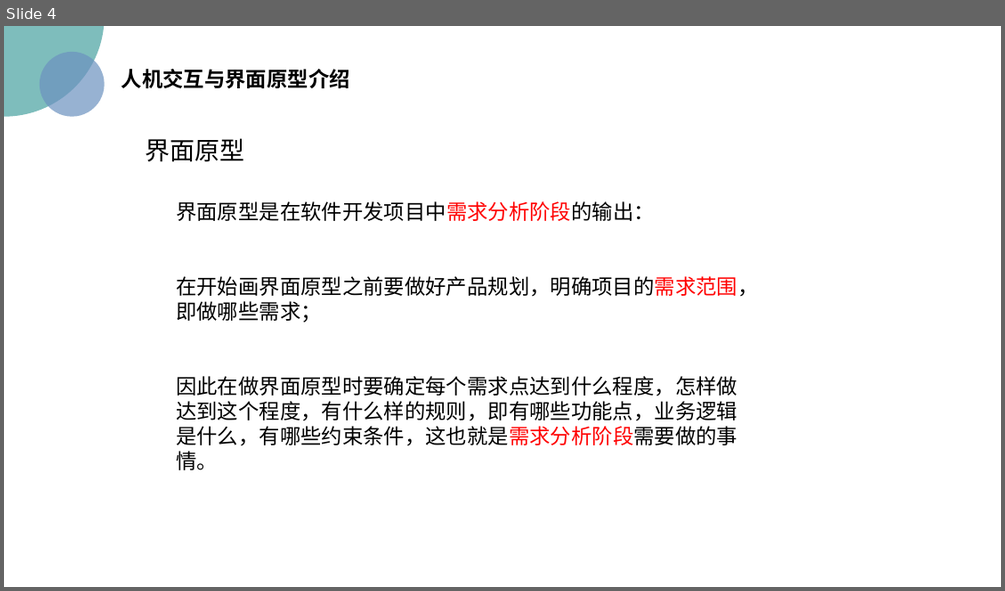
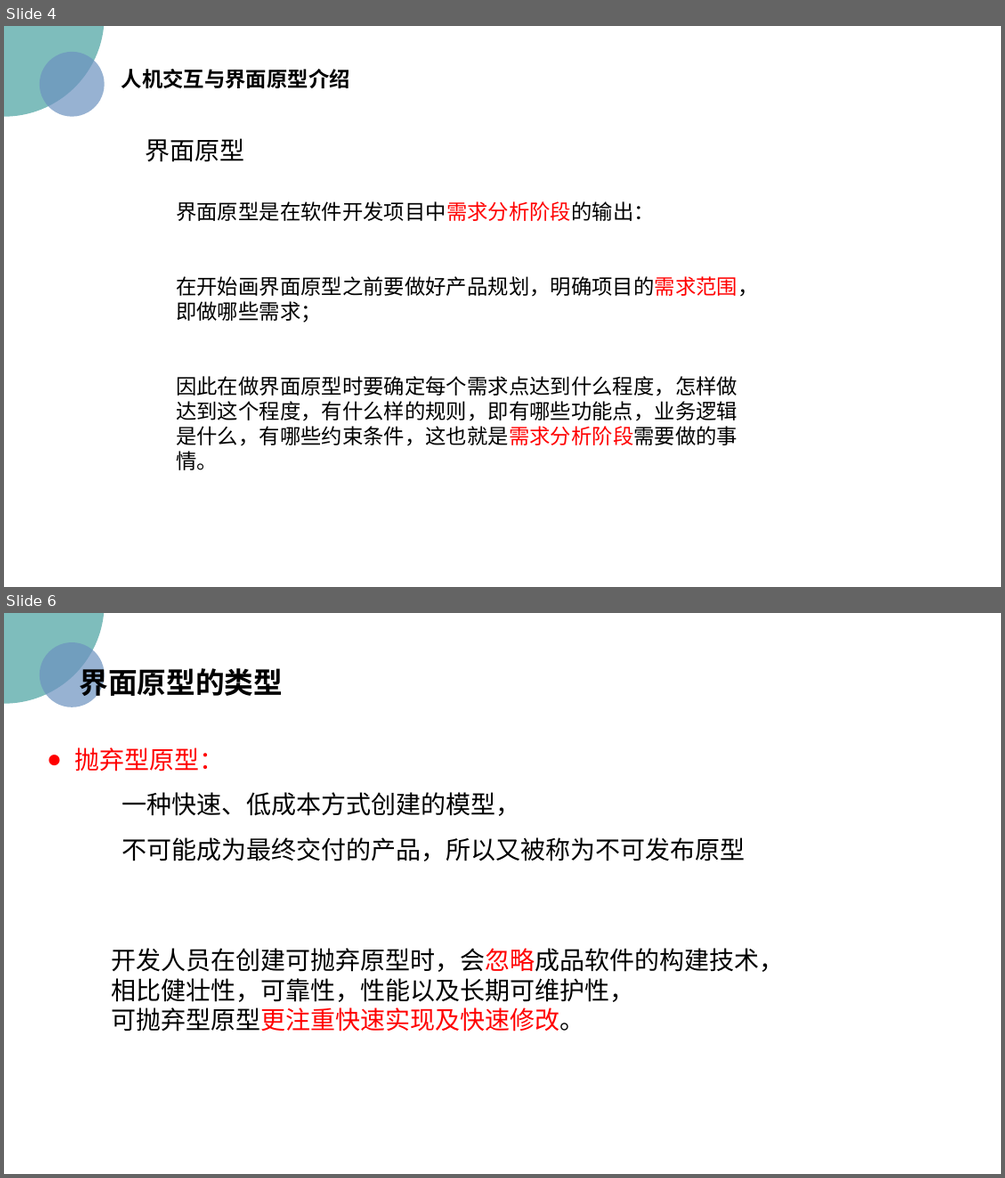
Before and after one commit to PRD2018/PRD2018-G15, a slide deck: 2018-11-4/UML基础2—吕迪部分.pptx. Shown one above the other, each under a label of ours: slide 4 before the commit, slides 4 and 6 after it; the slides between them are not shown. The pictures are 1005x591 and 1005x1178 pixels, drawn with LibreOffice and Linux fonts; fonts in the diff are those of the drawing; background and template pictures are left out. Boxes give left, top, right and bottom in pixels: in the first picture for what was removed or moved away, otherwise in the second. Text is boxed around its words. In the diff, an @@ line names an element or a change of style, - is before the commit and + after.

```diff
--- a/2018-11-4/UML基础2—吕迪部分.pptx
+++ b/2018-11-4/UML基础2—吕迪部分.pptx
@@ slide 6 added at (4, 613, 1001, 1174), background picture (left out) @@
@@ ellipse added at (4, 613, 105, 704), fill #48A2A0 at 70% opacity @@
@@ ellipse added at (39, 642, 105, 707), fill #6C92C0 at 70% opacity @@
@@ text added at (80, 664, 283, 701), 28 pt, text #000000, bold @@
+界面原型的类型
@@ text added at (75, 747, 744, 861), 24 pt, text #000000 @@
+● 抛弃型原型：
+一种快速、低成本方式创建的模型，
+不可能成为最终交付的产品，所以又被称为不可发布原型
@@ text added at (112, 948, 785, 1031), 24 pt, text #000000 @@
+开发人员在创建可抛弃原型时，会忽略成品软件的构建技术，
+相比健壮性，可靠性，性能以及长期可维护性，
+可抛弃型原型更注重快速实现及快速修改。
```
Also in this commit, not shown: 1 slide changed, 29 other slides added, 1 other file.
